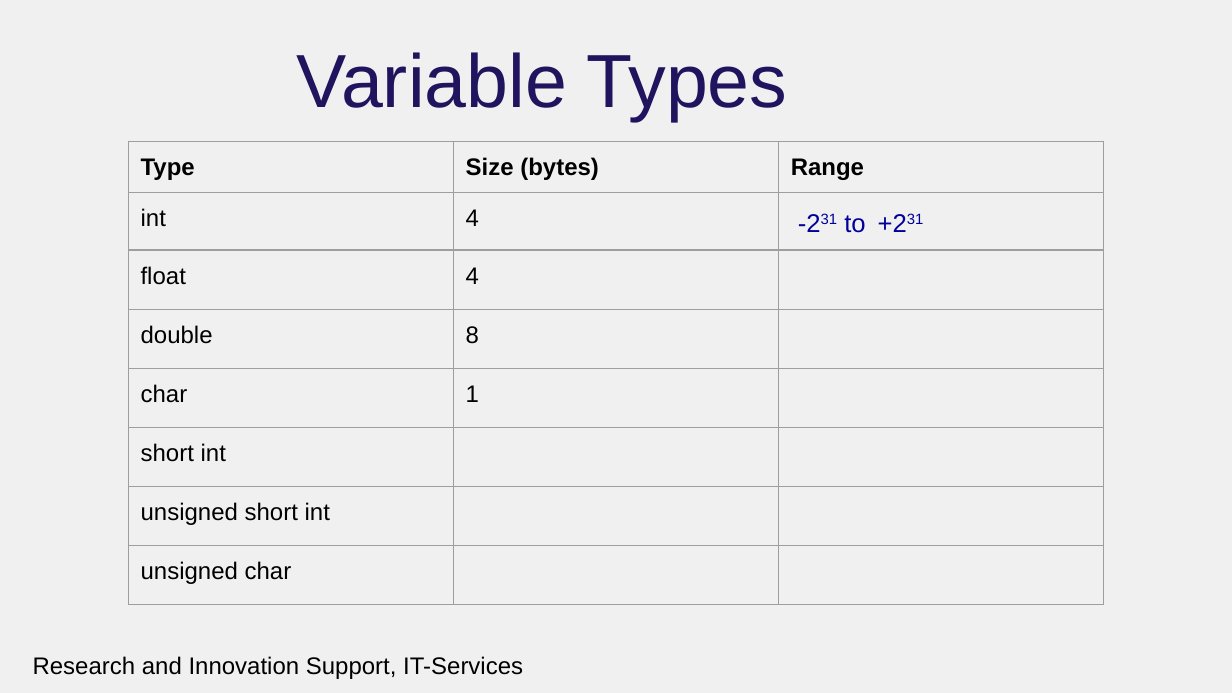
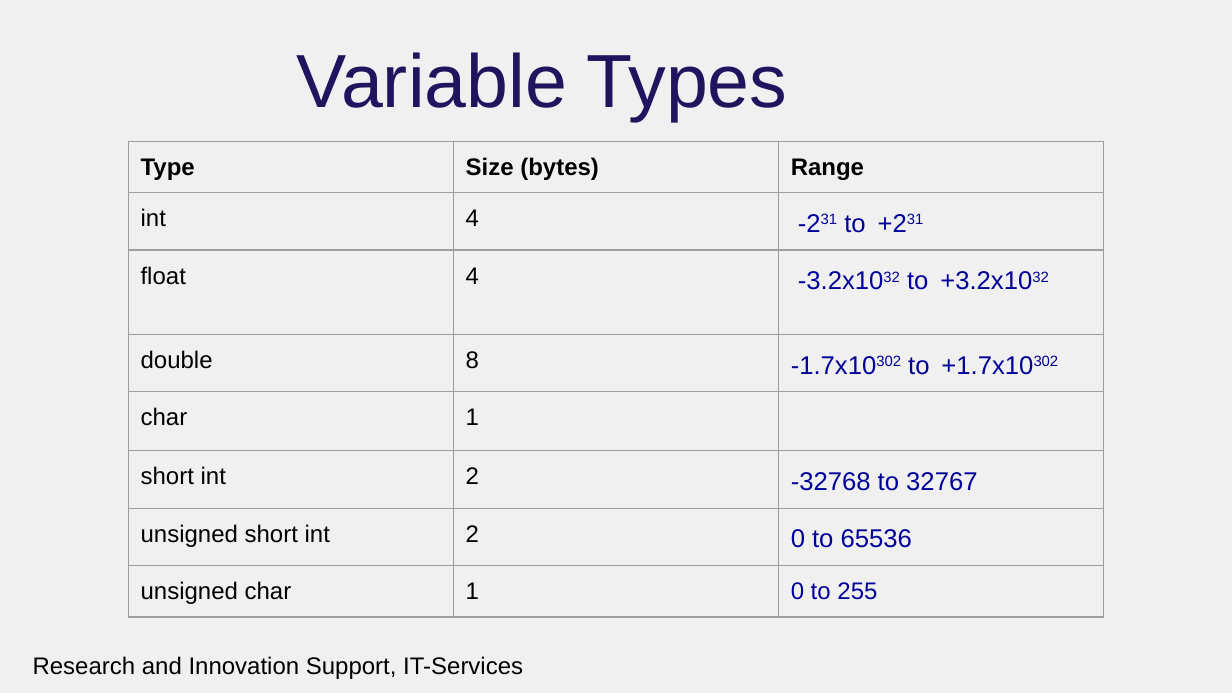
Before and after one commit to rcgsheffield/introc, a slide deck: slide 22 of archive/presentations/introtoc.pptx (slide 23 before the commit). Drawn at 1232x693 pixels with LibreOffice and Linux fonts; fonts in the diff are those of the drawing; background and template pictures are left out. Boxes give left, top, right and bottom in pixels: in the first picture for what was removed or moved away, otherwise in the second. Text is boxed around its words. In the diff, an @@ line names an element or a change of style, - is before the commit and + after.

```diff
--- a/archive/presentations/introtoc.pptx
+++ b/archive/presentations/introtoc.pptx
@@ table at box(128, 142, 1104, 608) @@
-row 3, column 3: 
+row 3, column 3: -3.2x1032 to +3.2x1032
-row 4, column 3: 
+row 4, column 3: -1.7x10302 to +1.7x10302
-row 6, column 2: 
+row 6, column 2: 2
-row 6, column 3: 
+row 6, column 3: -32768 to 32767
-row 7, column 2: 
+row 7, column 2: 2
-row 7, column 3: 
+row 7, column 3: 0 to 65536
-row 8, column 2: 
+row 8, column 2: 1
-row 8, column 3: 
+row 8, column 3: 0 to 255
```
Also in this commit, not shown: 5 other slides changed, 1 slide removed, 31 other files.
